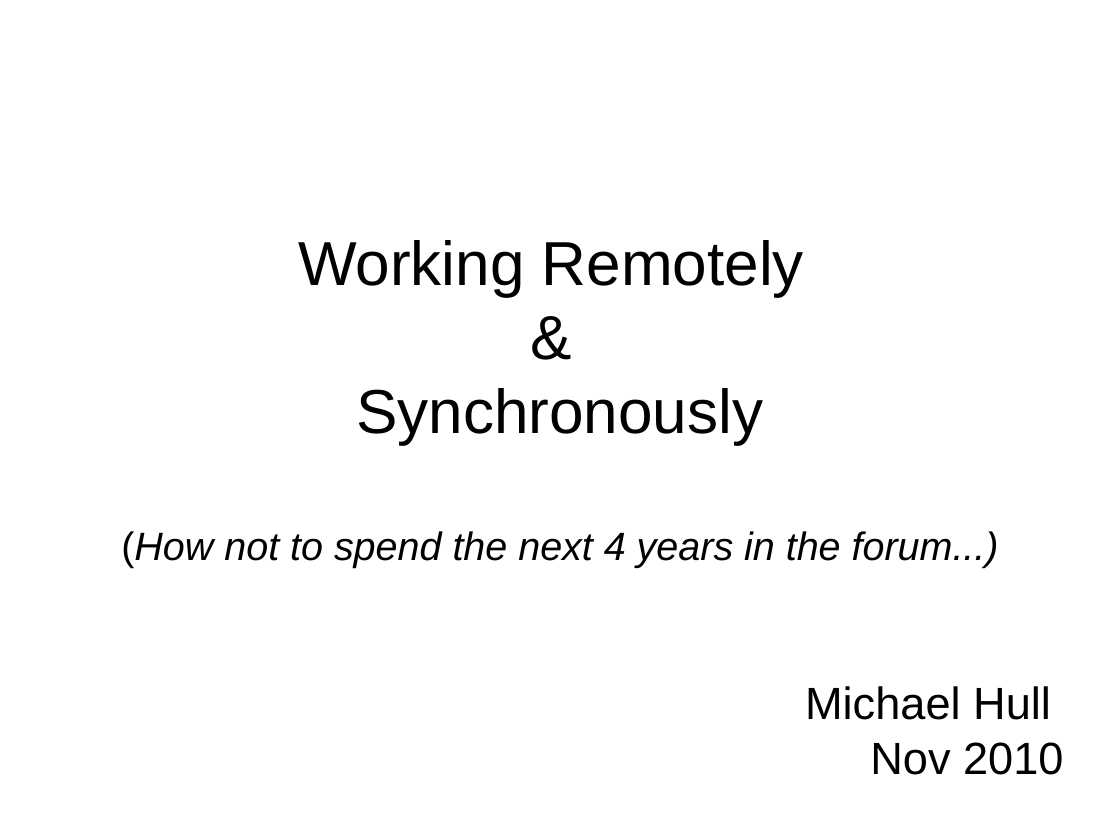
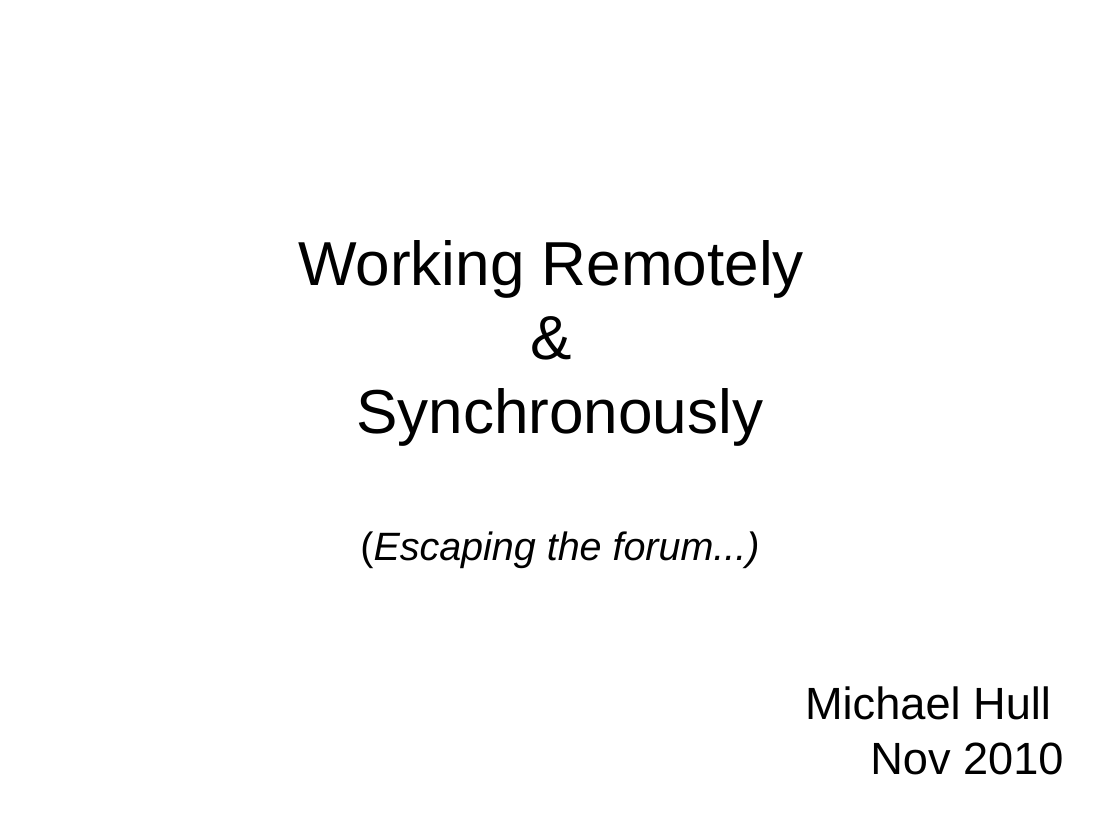
Before and after one commit to mikehulluk/IntroductionToResearchComputing, a slide deck: slide 1 of Wk2/WorkingRemotelyAndSynchronously.odp. Drawn at 1120x840 pixels with LibreOffice and Linux fonts; fonts in the diff are those of the drawing. Boxes give left, top, right and bottom in pixels: in the first picture for what was removed or moved away, otherwise in the second. Text is boxed around its words. In the diff, an @@ line names an element or a change of style, - is before the commit and + after.

Commit message:
Updated Slides

```diff
--- a/Wk2/WorkingRemotelyAndSynchronously.odp
+++ b/Wk2/WorkingRemotelyAndSynchronously.odp
@@ title at [298, 240, 804, 568]: text changed; size 28 to 44 pt; italic off @@
-Working Remotely
-&
-Synchronously
-(How not to spend the next 4 years in the forum...)
+Working Remotely
+&
+Synchronously
+(Escaping the forum...)
```
